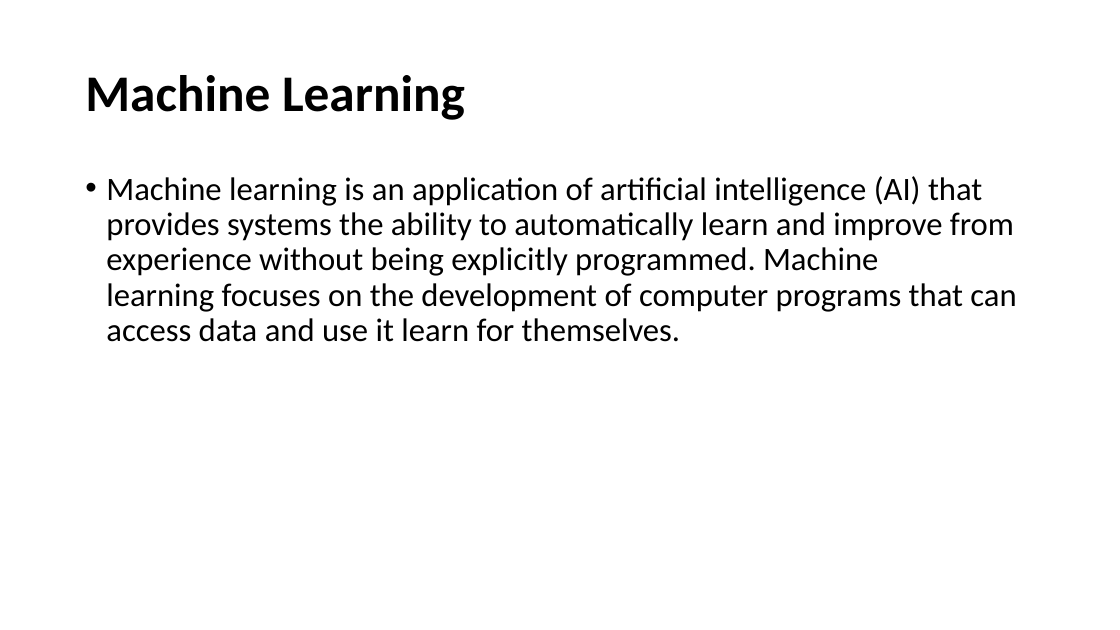
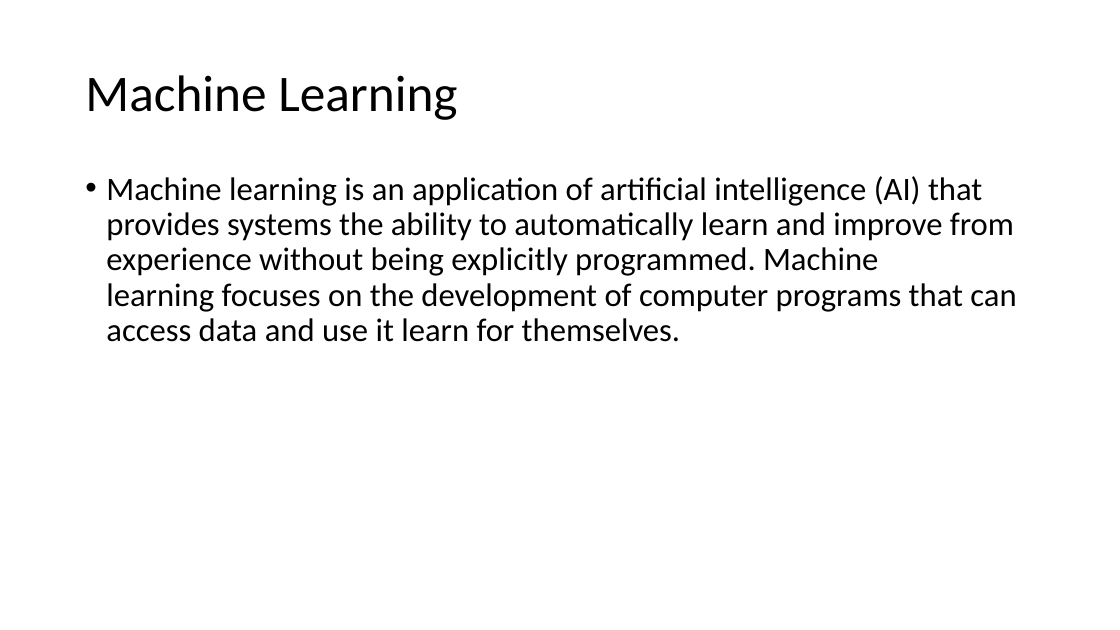
Before and after one commit to IkramulMurad/Face-detection, a slide deck: slide 9 of Book/Facial Key-points Detection.pptx (slide 7 before the commit). Drawn at 1120x630 pixels with LibreOffice and Linux fonts; fonts in the diff are those of the drawing. Boxes give left, top, right and bottom in pixels: in the first picture for what was removed or moved away, otherwise in the second. Text is boxed around its words. In the diff, an @@ line names an element or a change of style, - is before the commit and + after.

```diff
--- a/Book/Facial Key-points Detection.pptx
+++ b/Book/Facial Key-points Detection.pptx
@@ title "Machine Learning" at <box>85,75,457,120</box>: bold off @@
```
Also in this commit, not shown: 10 other slides changed, 5 slides added.
